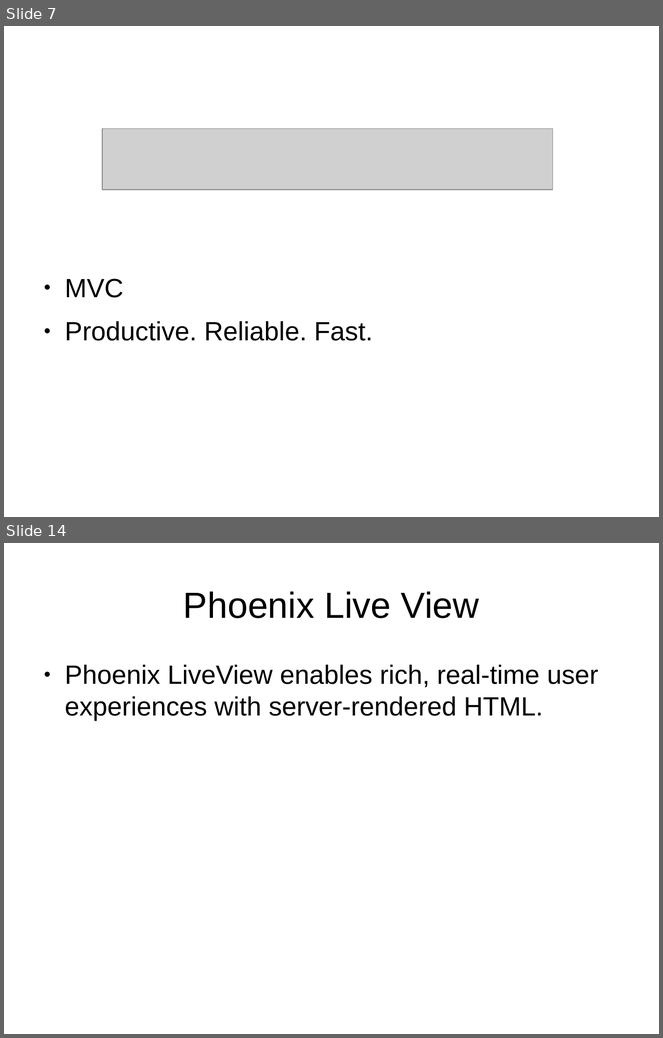
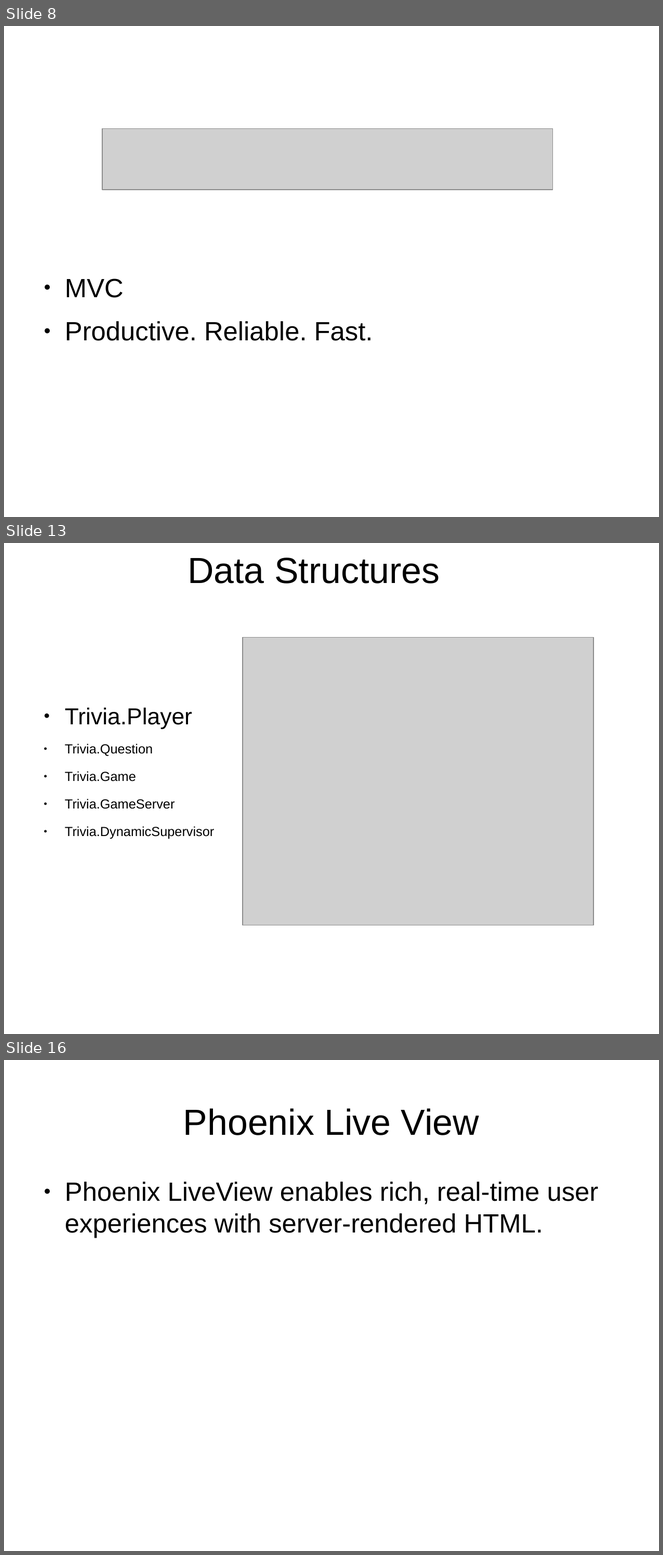
Before and after one commit to ramortegui/talks, a slide deck: odps/elixir-reactive-app.odp. Shown one above the other, each under a label of ours: slides 7 and 14 before the commit, slides 8, 13 and 16 after it; the slides between them are not shown. The pictures are 663x1038 and 663x1555 pixels, drawn with LibreOffice and Linux fonts; fonts in the diff are those of the drawing; grey boxes stand for pictures. Boxes give left, top, right and bottom in pixels: in the first picture for what was removed or moved away, otherwise in the second. Text is boxed around its words. In the diff, an @@ line names an element or a change of style, - is before the commit and + after.

```diff
--- a/odps/elixir-reactive-app.odp
+++ b/odps/elixir-reactive-app.odp
@@ slide 13 added at (4, 543, 659, 1034), background #FFFFFF @@
@@ title added at (188, 558, 440, 584), 44 pt, text #000000 @@
+Data Structures
@@ picture added at (243, 638, 594, 926) @@
@@ text added at (65, 707, 214, 839), 16 pt, text #000000 @@
+● Trivia.Player
+● Trivia.Question
+● Trivia.Game
+● Trivia.GameServer
+● Trivia.DynamicSupervisor
@@ what was slide 7 is now slide 8 @@
@@ what was slide 14 is now slide 16 @@
```
Also in this commit, not shown: 9 slides changed, 4 other slides added, 2 slides removed.
